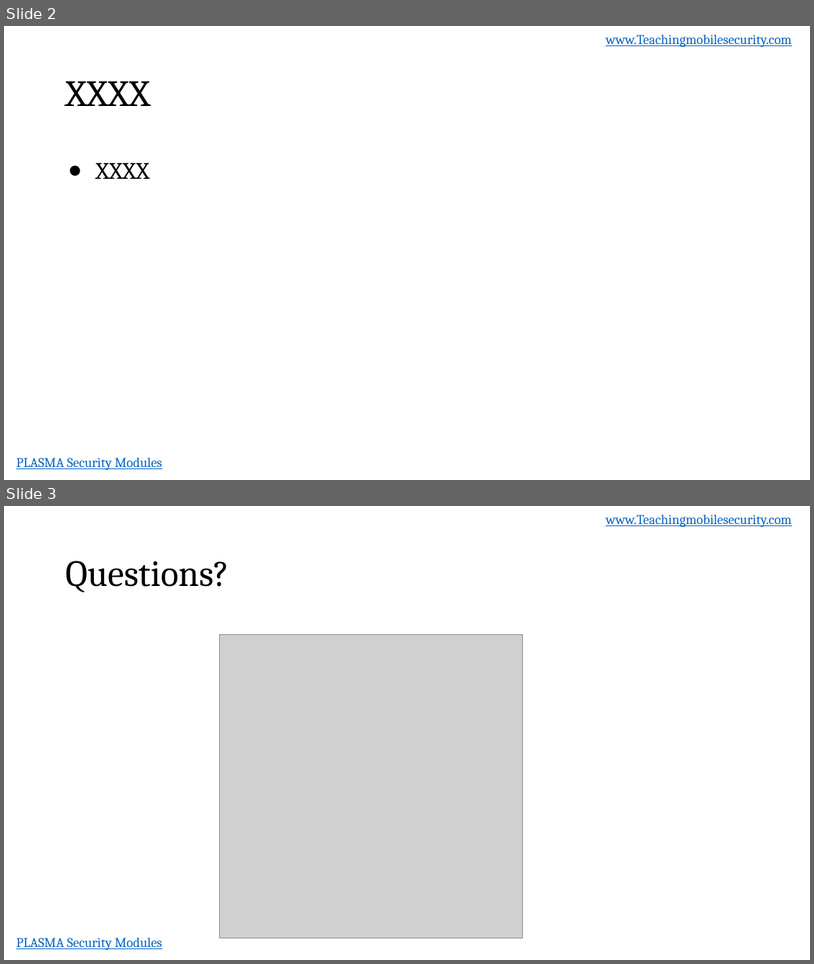
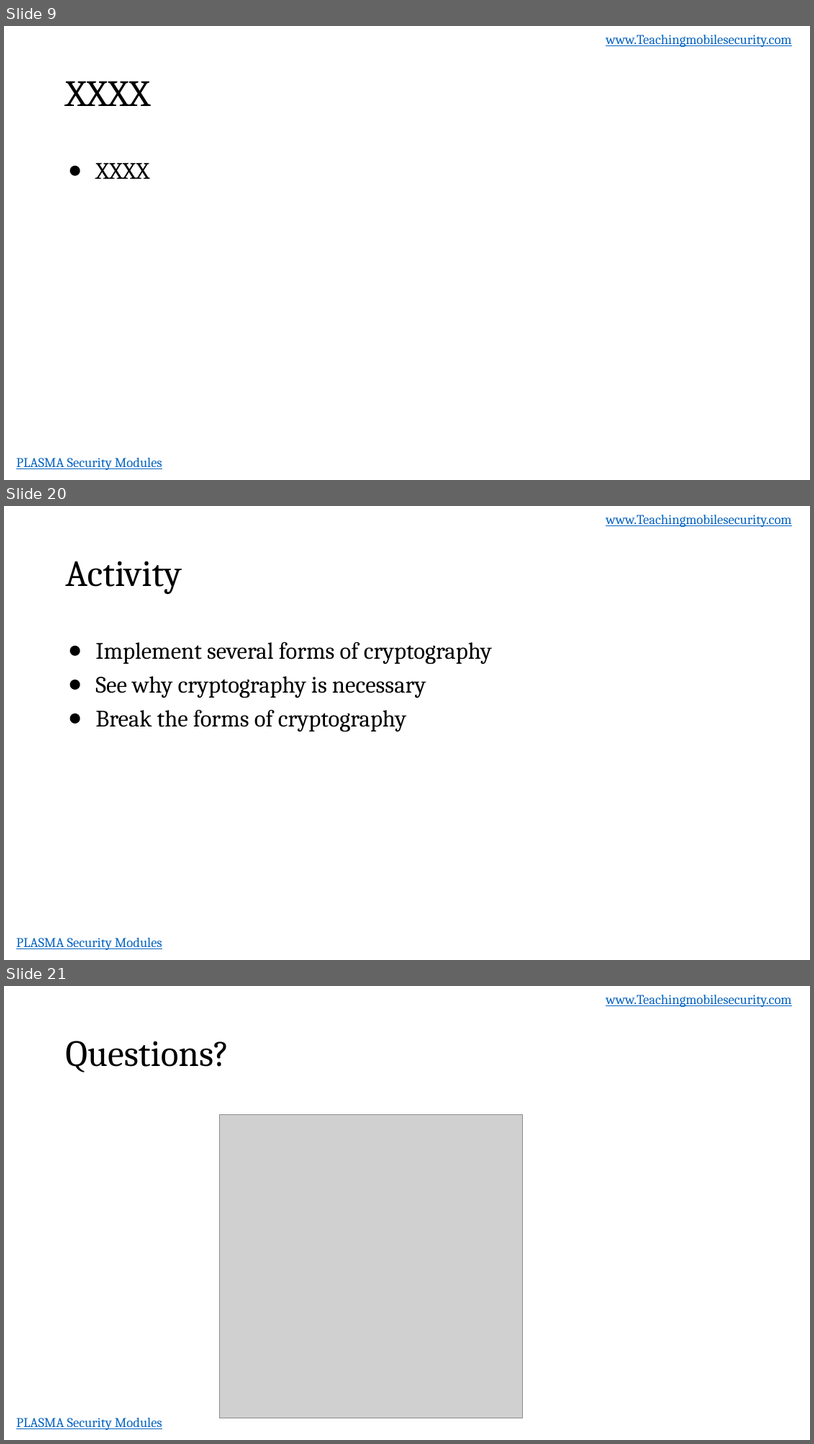
Before and after one commit to dan7800/VulnerableAndroidAppOracle, a slide deck: Vulnerabilities/ProperEncyption/ProperEncryption.pptx. Shown one above the other, each under a label of ours: slides 2 and 3 before the commit, slides 9, 20 and 21 after it; the slides between them are not shown. The pictures are 814x964 and 814x1444 pixels, drawn with LibreOffice and Linux fonts; fonts in the diff are those of the drawing; grey boxes stand for pictures; background and template pictures are left out. Boxes give left, top, right and bottom in pixels: in the first picture for what was removed or moved away, otherwise in the second. Text is boxed around its words. In the diff, an @@ line names an element or a change of style, - is before the commit and + after.

```diff
--- a/Vulnerabilities/ProperEncyption/ProperEncryption.pptx
+++ b/Vulnerabilities/ProperEncyption/ProperEncryption.pptx
@@ slide 20 added at [4, 506, 810, 960], background #FFFFFF; not listed: 2 template elements that a slide beside it also shows @@
@@ title added at [65, 561, 182, 594], 44 pt, text #000000 @@
+Activity
@@ text added at [95, 642, 492, 731], 28 pt, text #000000 @@
+● Implement several forms of cryptography
+● See why cryptography is necessary
+● Break the forms of cryptography
@@ what was slide 2 is now slide 9 @@
@@ what was slide 3 is now slide 21 @@
```
Also in this commit, not shown: 1 slide changed, 17 other slides added.
